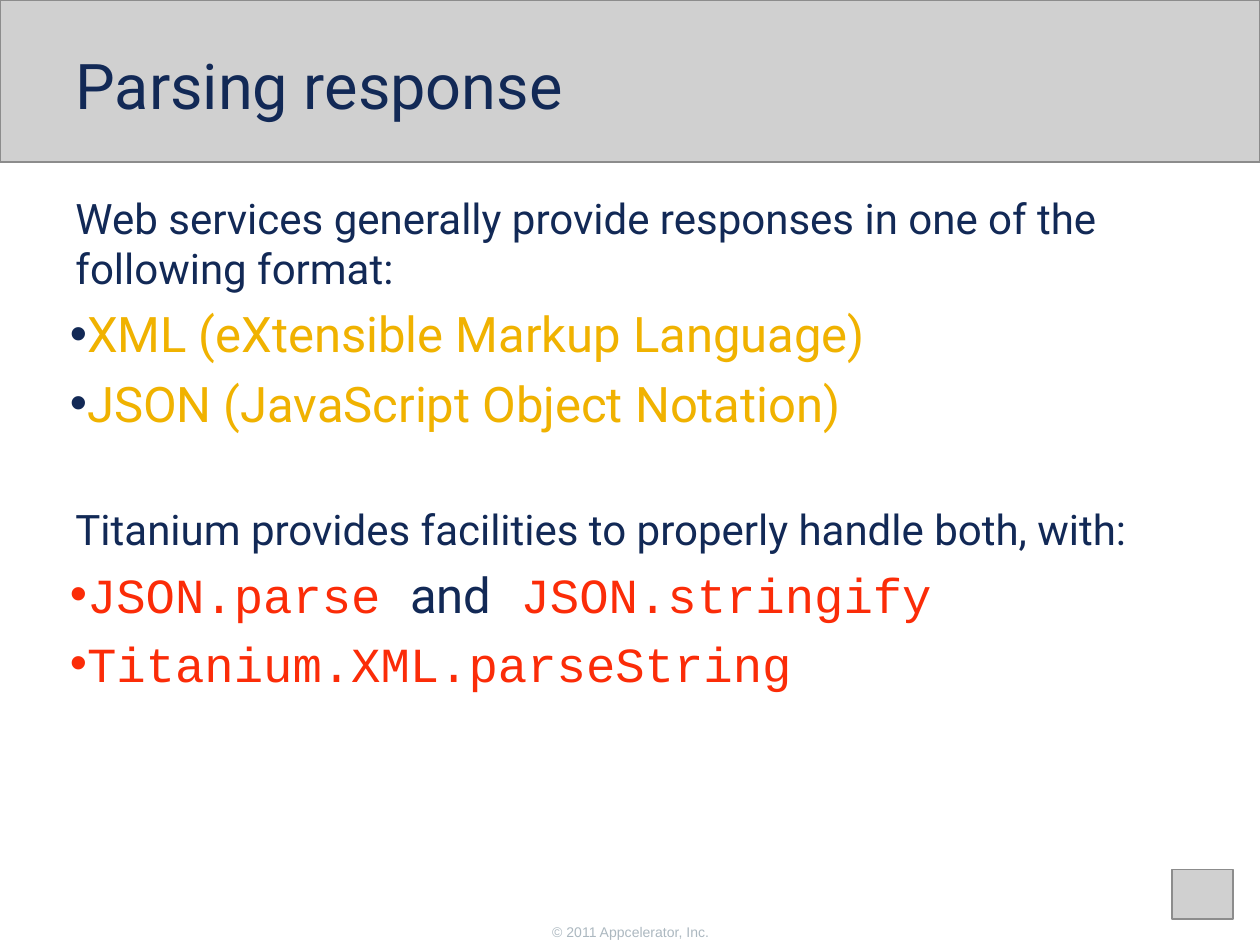
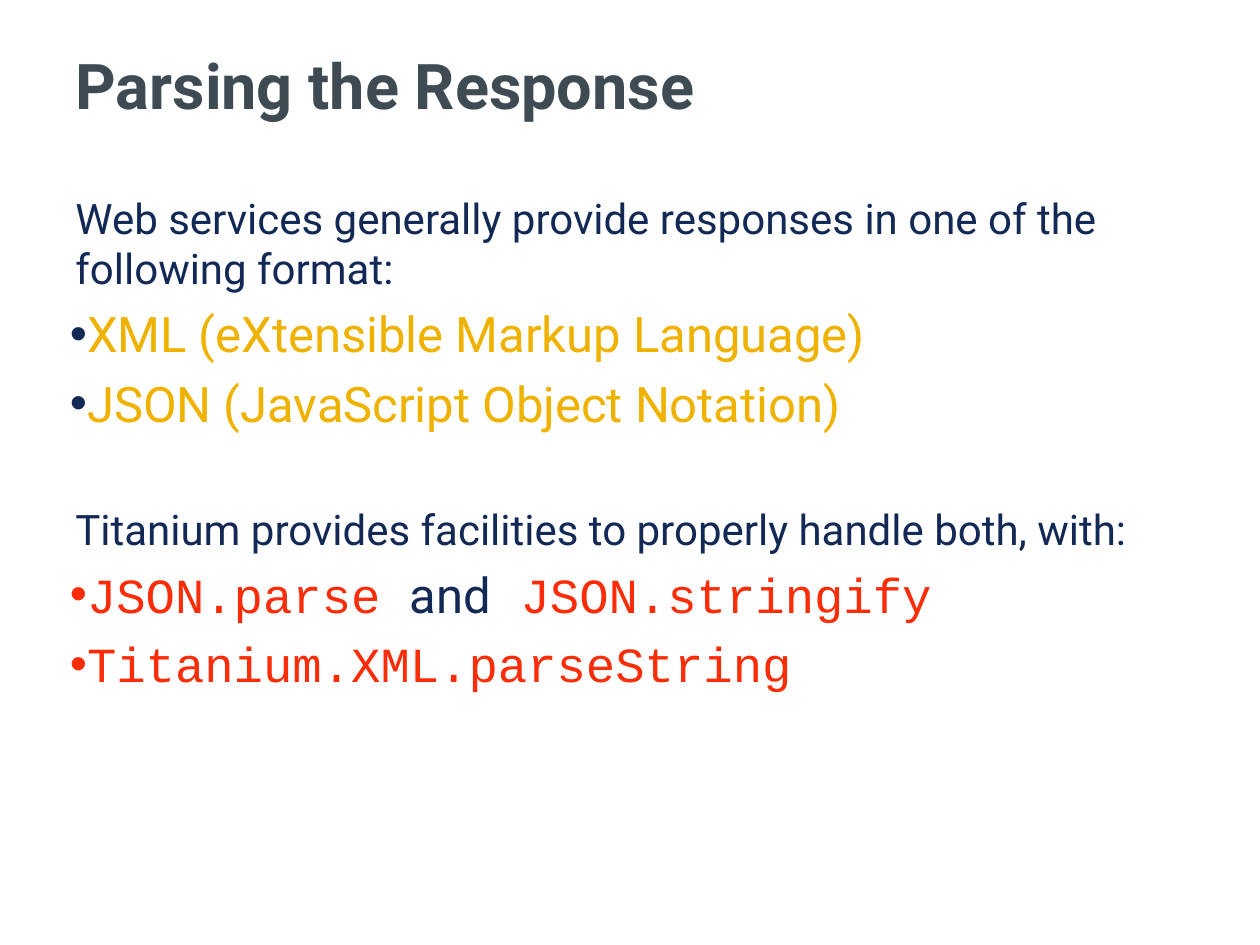
Before and after one commit to appcelerator-training-archive/tcad_certification, a slide deck: slide 11 of 260/260.ppt. Drawn at 1260x945 pixels with LibreOffice and Linux fonts; fonts in the diff are those of the drawing; grey boxes stand for pictures; background and template pictures are left out. Boxes give left, top, right and bottom in pixels: in the first picture for what was removed or moved away, otherwise in the second. Text is boxed around its words. In the diff, an @@ line names an element or a change of style, - is before the commit and + after.

```diff
--- a/260/260.ppt
+++ b/260/260.ppt
@@ picture removed at (0,0,1260,163) @@
@@ title at (76,61,694,122): text changed; text colour #122956 to #3F4B53; bold on @@
-Parsing response
+Parsing the Response
@@ picture removed at (1172,869,1232,919) @@
@@ text removed at (566,927,709,940) @@
-© 2011 Appcelerator, Inc.
```
Also in this commit, not shown: 10 other slides changed, 8 slides added, 5 slides removed, 12 other files.
